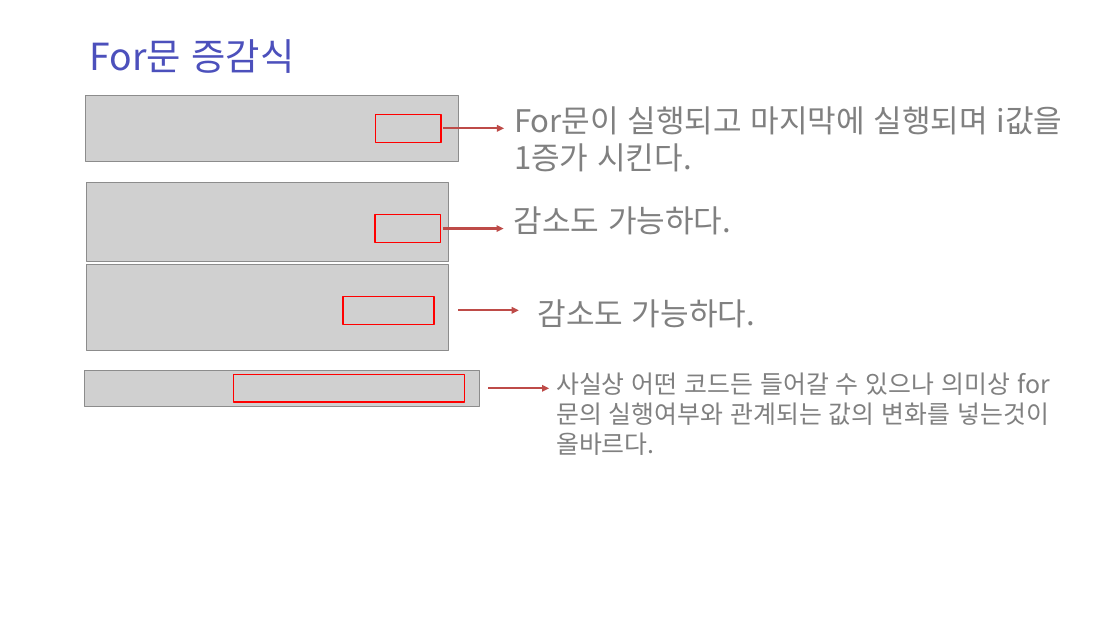
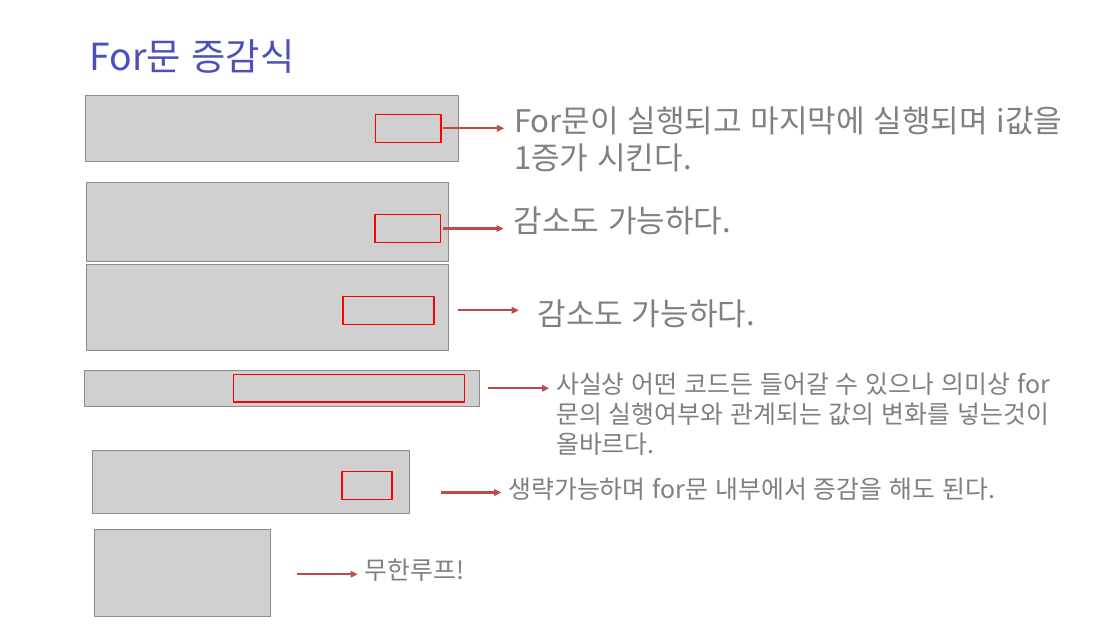
Before and after one commit to zest132/JavaLecture, a slide deck: slide 8 of JavaLecture/LectureFile/java 4강.pptx. Drawn at 1120x630 pixels with LibreOffice and Linux fonts; fonts in the diff are those of the drawing; grey boxes stand for pictures. Boxes give left, top, right and bottom in pixels: in the first picture for what was removed or moved away, otherwise in the second. Text is boxed around its words. In the diff, an @@ line names an element or a change of style, - is before the commit and + after.

```diff
--- a/JavaLecture/LectureFile/java 4강.pptx
+++ b/JavaLecture/LectureFile/java 4강.pptx
@@ picture added at bbox=[92, 450, 409, 514] @@
@@ rectangle added at bbox=[342, 472, 392, 500], outline #FF0000 2 pt @@
@@ text added at bbox=[508, 477, 995, 500], 32 pt, text #808080 @@
+생략가능하며 for문 내부에서 증감을 해도 된다.
@@ arrow added from (441, 493) to (501, 493), #BF4C48 3 pt @@
@@ picture added at bbox=[94, 530, 270, 616] @@
@@ text added at bbox=[365, 558, 465, 581], 32 pt, text #808080 @@
+무한루프!
@@ arrow added from (297, 575) to (358, 575), #BF4C48 3 pt @@
```
Also in this commit, not shown: 1 other slide changed, 2 slides added, 2 other files.
